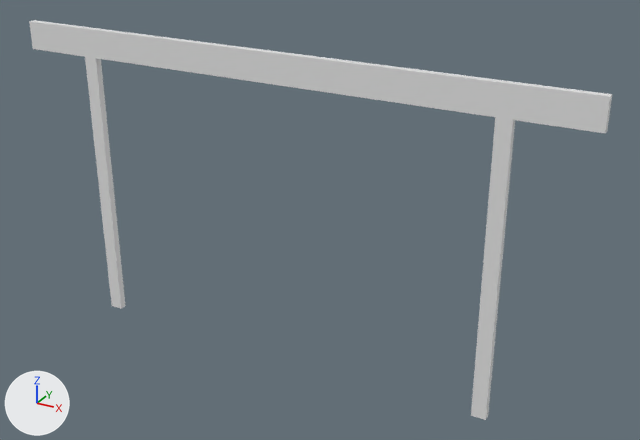
The Blender file Resources/Models/Tablak/sign.blend as it was, and as the next commit left it.
One viewpoint serves both versions: a camera (50 mm lens) standing at (2.89, -4.63, 1.71) and looking at (0.25, 0.16, -0.69). Arrows for +X, +Y and +Z are at lower left; the lights stay in place. The first picture is the older version.

Before the edit, the objects in view are built like this:
```python
me_cube_019 = bpy.data.meshes.new('Cube.019')
me_cube_019.from_pydata(...)  # a box spanning x -1.0..1.0, y -1.0..1.0, z -1.0..1.0
me_cube_021 = bpy.data.meshes.new('Cube.021')
me_cube_021.from_pydata(...)  # a box spanning x -1.0..1.0, y -1.0..1.0, z -1.0..1.0
me_cube_026 = bpy.data.meshes.new('Cube.026')
me_cube_026.from_pydata(...)  # a box spanning x -1.0..1.0, y -1.0..1.0, z -1.0..1.0
ob_xsmallbeam_002 = bpy.data.objects.new('xsmallbeam.002', me_cube_026)
ob_xsmallbeam_002.location = (-1.5, 0.025, -0.75)
ob_xsmallbeam_002.scale = (0.05, 0.025, 1.0)
ob_xsmallbeam_003 = bpy.data.objects.new('xsmallbeam.003', me_cube_019)
ob_xsmallbeam_003.location = (1.5, 0.025, -0.75)
ob_xsmallbeam_003.scale = (0.05, 0.025, 1.0)
ob_xsmallbeam_004 = bpy.data.objects.new('xsmallbeam.004', me_cube_021)
ob_xsmallbeam_004.location = (0.0, 0.025, 0.35)
ob_xsmallbeam_004.scale = (2.05, 0.025, 0.1)
```
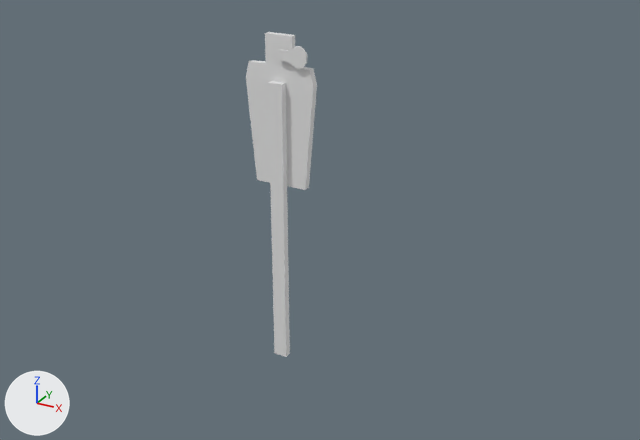
Patch to the scene script:
```diff
--- a/Resources/Models/Tablak/sign.blend.py
+++ b/Resources/Models/Tablak/sign.blend.py
@@ mat_material_013 @@
+mat_material_013 = principled_material('Material.013')
+mat_material_013.base_color = (0.8, 0.8, 0.8)  # white #e7e7e7
@@ me_cube_077 @@
+me_cube_077.from_pydata(...)  # 58 vertices, 112 faces; spans x -1.3..1.3, y -1.0..1.0, z -2.73..1.4
@@ ob_xsmallbeam_002 @@
 ob_xsmallbeam_002 = bpy.data.objects.new('xsmallbeam.002', me_cube_026)
-ob_xsmallbeam_002.location = (-1.5, 0.025, -0.75)
+ob_xsmallbeam_002.location = (0.0, 0.05, -0.75)
 ob_xsmallbeam_002.scale = (0.05, 0.025, 1.0)
@@ ob_xsmallbeam_003 @@
-ob_xsmallbeam_003 = bpy.data.objects.new('xsmallbeam.003', me_cube_019)
-ob_xsmallbeam_003.location = (1.5, 0.025, -0.75)
-ob_xsmallbeam_003.scale = (0.05, 0.025, 1.0)
@@ ob_xsmallbeam_004 @@
 ob_xsmallbeam_004 = bpy.data.objects.new('xsmallbeam.004', me_cube_021)
-ob_xsmallbeam_004.location = (0.0, 0.025, 0.35)
-ob_xsmallbeam_004.scale = (2.05, 0.025, 0.1)
+ob_xsmallbeam_004.location = (0.0, 0.0, 0.0)
+ob_xsmallbeam_004.scale = (0.1, 0.1, 0.1)
+ob_xsmallbeam_004.hide_set(True)
@@ ob_roundplate1tri_011 @@
+ob_roundplate1tri_011 = bpy.data.objects.new('RoundPlate1Tri.011', me_cube_077)
+ob_roundplate1tri_011.location = (0.146, 0.051, 0.429)
+ob_roundplate1tri_011.rotation_euler = (-1.571, 1.571, -1.571)  # degrees (-90, 90, -90)
+ob_roundplate1tri_011.scale = (0.0525, 0.00525, 0.0525)
@@ ob_humantorso_001 @@
+ob_humantorso_001 = bpy.data.objects.new('humantorso.001', me_cube_022.copy())  # the mesh of ob_humantorso_001
+ob_humantorso_001.location = (0.0, 0.1, 0.0)
+ob_humantorso_001.scale = (0.25, 0.025, 0.452)
```

What differs and where, as boxes [x1, y1, x2, y2] in the pictures (640 x 440 px):
'xsmallbeam.004', hidden: before [29, 20, 612, 133]
'xsmallbeam.002', moved: before [85, 57, 126, 309]; after [268, 81, 290, 357]
'humantorso.001', added: after [246, 32, 317, 190]
'xsmallbeam.003', deleted: before [471, 117, 515, 420]
'RoundPlate1Tri.011', added: after [276, 46, 307, 69]
